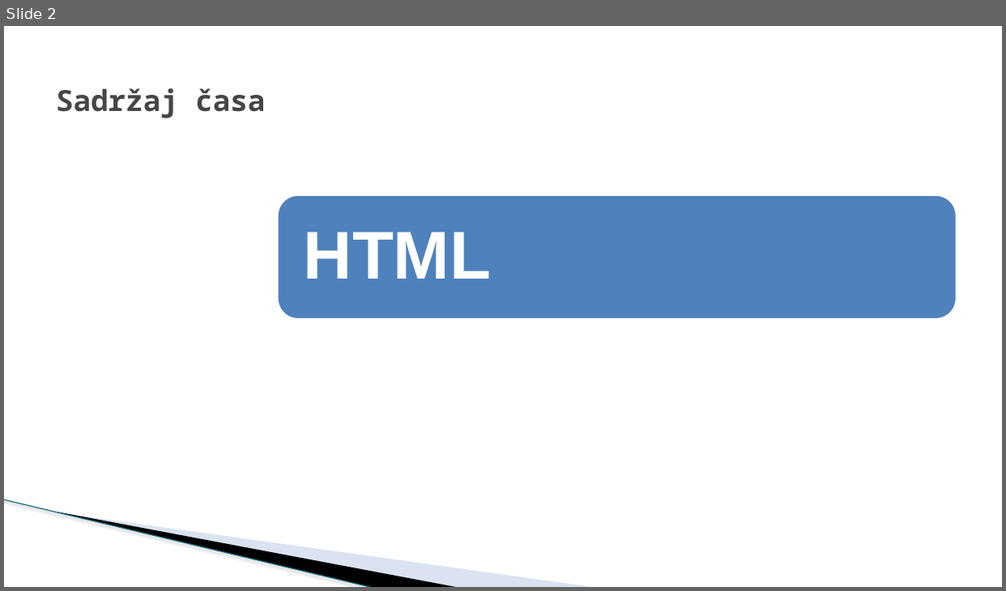
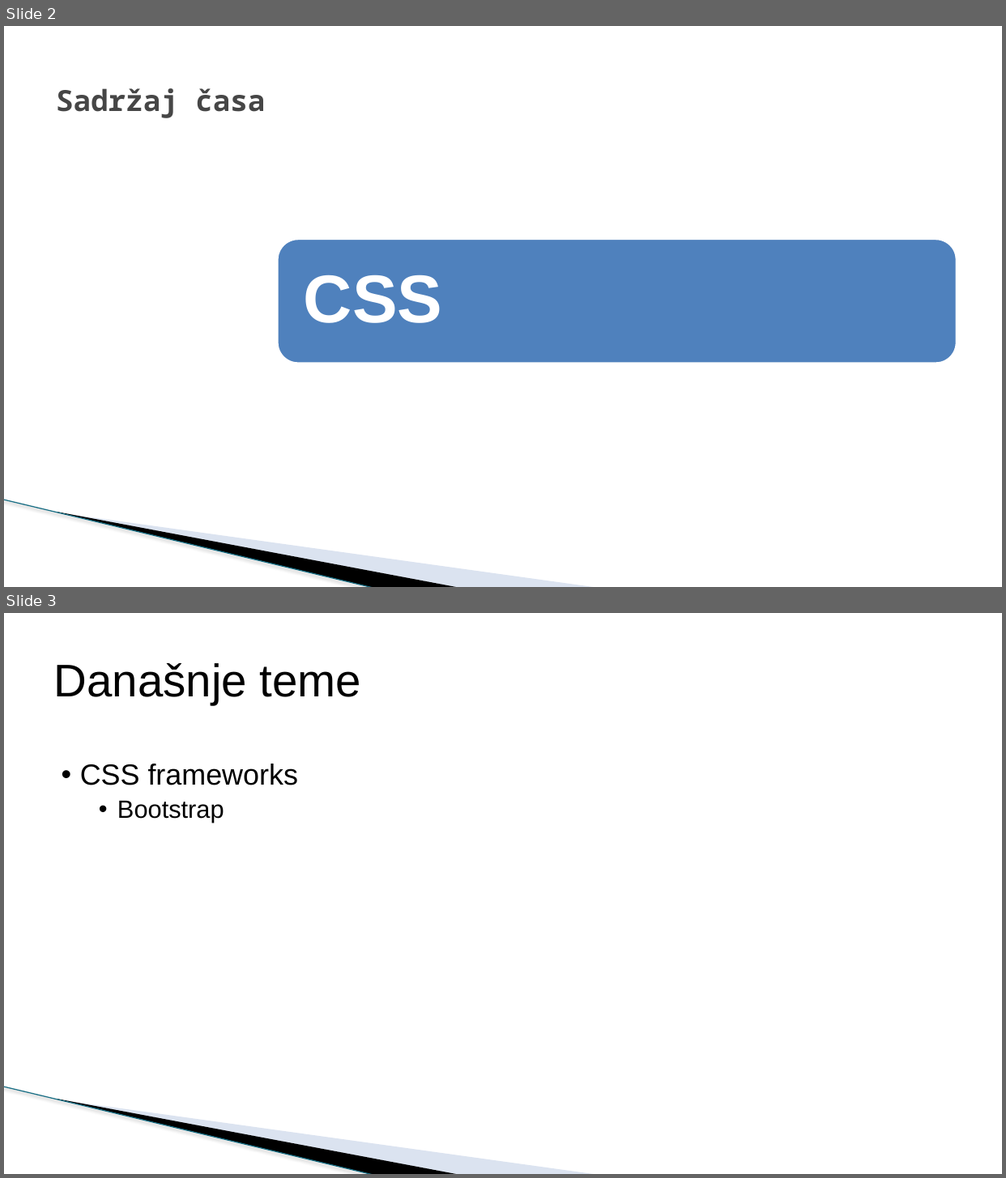
Before and after one commit to todalexcode/kurs-front-end, a slide deck: sesija-23/PPT/Front-End Developer-23.pptx. Shown one above the other, each under a label of ours: slide 2 before the commit, slides 2 and 3 after it. The pictures are 1006x591 and 1006x1178 pixels, drawn with LibreOffice and Linux fonts; fonts in the diff are those of the drawing; background and template pictures are left out. Boxes give left, top, right and bottom in pixels: in the first picture for what was removed or moved away, otherwise in the second. Text is boxed around its words. In the diff, an @@ line names an element or a change of style, - is before the commit and + after.

Commit message:
Vezba CSS i Bootstrap

```diff
--- a/sesija-23/PPT/Front-End Developer-23.pptx
+++ b/sesija-23/PPT/Front-End Developer-23.pptx
@@ slide 3 added at [4,613,1002,1174], background #FFFFFF; not listed: 3 template elements that a slide beside it also shows @@
@@ title added at [54,663,361,705], 44 pt, text #000000 @@
+Današnje teme
@@ text added at [80,764,298,823], 28 pt, text #000000 @@
+• CSS frameworks
+  • Bootstrap
@@ slide 2 changed as well @@
@@ rounded rectangle: place and size @@
-rounded rectangle at [277,195,957,319]
+rounded rectangle at [277,239,957,364]
@@ text removed at [304,232,491,279] @@
-HTML
@@ text added at [304,275,442,323], 65 pt, text #FFFFFF, bold @@
+CSS
```
Also in this commit, not shown: 1 other slide changed, 11 other slides added, 2 slides removed, 34 other files.
